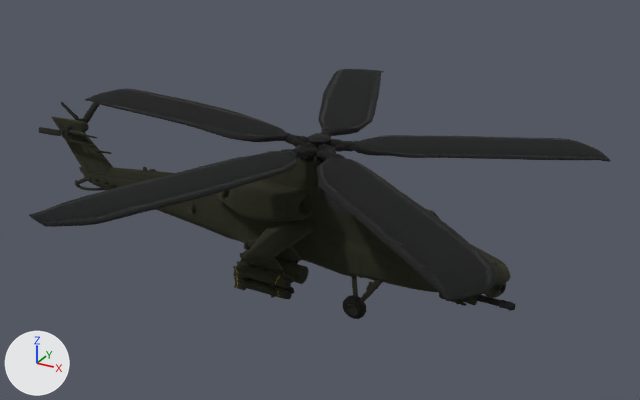
The glTF model art/meshes/vehicles/heli_peten.glb as it was, and as the next commit left it.
One viewpoint serves both versions: a 50 mm camera at (3.54, -5.53, 3.49) aimed at (0.43, 0.14, 0.65). The axes (+X, +Y, +Z) are drawn at lower left. The lights are the same throughout. The first picture is the older version.

Before the edit, the objects in view are built like this:
```python
me_hull_hull = bpy.data.meshes.new('hull_hull')
me_hull_hull.from_pydata(...)  # 11662 vertices, 23523 faces; spans x -2.32..2.04, y -0.72..0.76, z 0.0..1.14
me_hull_hull.materials.append(mat_material)  # picture img_base_color
me_hull_metal = bpy.data.meshes.new('hull_metal')
me_hull_metal.from_pydata(...)  # 1430 vertices, 2826 faces; spans x -1.78..2.1, y -0.11..0.15, z 0.16..0.48
me_hull_metal.materials.append(mat_material)  # picture img_base_color
me_rotor_metal = bpy.data.meshes.new('rotor_metal')
me_rotor_metal.from_pydata(...)  # 5983 vertices, 12002 faces; spans x -1.65..2.44, y -2.08..2.05, z 1.04..1.29
me_rotor_metal.materials.append(mat_material)  # picture img_base_color
ob_hull_hull = bpy.data.objects.new('hull_hull', me_hull_hull)
ob_hull_hull.location = (0.0, 0.0, 0.0)
ob_hull_metal = bpy.data.objects.new('hull_metal', me_hull_metal)
ob_hull_metal.location = (0.0, 0.0, 0.0)
ob_rotor_metal = bpy.data.objects.new('rotor_metal', me_rotor_metal)
ob_rotor_metal.parent = ob_rotor_pivot
ob_rotor_metal.location = (-0.403, 0.00944, -1.189)
ob_rotor_metal.rotation_euler = (0.0000232, -0.0568, 0.0)  # degrees (0, -3.3, 0)
# also in view: 'hull_glass' at (0.41, 0.01, 0.98)
```
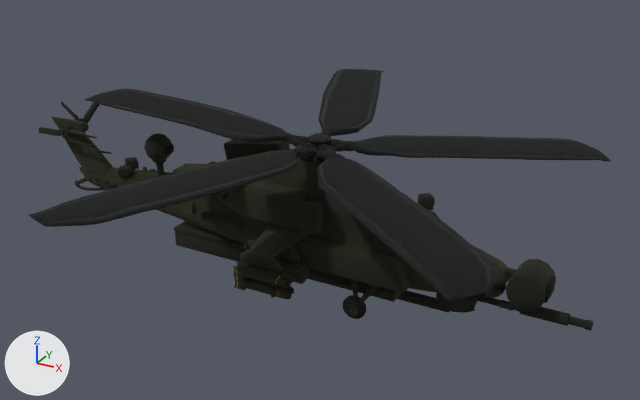
Boxes [x1, y1, x2, y2] around the edits, measured in the pictures (640 x 400 px):
'kit_armour_3_hull_hull', added
    after: [296, 236, 411, 302]
'kit_sensors_1_hull_glass', added
    after: [504, 259, 556, 311]
'kit_firepower_2_hull_metal', added
    after: [174, 221, 450, 313]
'kit_armour_2_hull_hull', added
    after: [173, 139, 290, 191]
'kit_sensors_2_hull_hull', added
    after: [118, 157, 435, 230]
'kit_sensors_3_hull_hull', added
    after: [144, 133, 217, 176]
'kit_firepower_1_hull_metal', added
    after: [515, 307, 593, 331]
'kit_firepower_3_hull_metal', added
    after: [436, 292, 486, 313]
'kit_armour_1_hull_hull', unchanged, uncovered by the edit
    after: [254, 192, 322, 234]

What the commit changed:
Mesh me_kit_sensors_3_hull_hull is new.
It has 136 vertices, 234 faces and spans x -1.17..-0.22, y -0.114..0.114, z 0.633..1.0.
It uses material mat_material (picture img_base_color).
Mesh me_kit_sensors_2_hull_hull is new.
It has 120 vertices, 180 faces and spans x -1.47..1.37, y -0.27..0.26, z 0.44..0.85.
It uses material mat_material (picture img_base_color).
Mesh me_kit_sensors_1_hull_glass is new.
It has 80 vertices, 144 faces and spans x 2.008..2.345, y -0.15..0.15, z 0.29..0.57.
It uses material mat_material (picture img_base_color).
Mesh me_kit_firepower_3_hull_metal is new.
It has 76 vertices, 144 faces and spans x 1.51..1.852, y -0.161..0.173, z 0.15..0.255.
It uses material mat_material (picture img_base_color).
Mesh me_kit_firepower_2_hull_metal is new.
It has 80 vertices, 140 faces and spans x -0.86..1.67, y -0.13..0.13, z 0.05..0.23.
It uses material mat_material (picture img_base_color).
Mesh me_kit_firepower_1_hull_metal is new.
It has 64 vertices, 124 faces and spans x 2.108..2.648, y -0.039..0.051, z 0.178..0.268.
It uses material mat_material (picture img_base_color).
Mesh me_kit_armour_3_hull_hull is new.
It has 156 vertices, 224 faces and spans x -0.05..1.396, y -0.378..0.378, z 0.113..0.52.
It uses material mat_material (picture img_base_color).
Mesh me_kit_armour_2_hull_hull is new.
It has 88 vertices, 124 faces and spans x -0.572..-0.003, y -0.44..0.44, z 0.755..1.01.
It uses material mat_material (picture img_base_color).
Object 'kit_sensors_3_hull_hull' (ob_kit_sensors_3_hull_hull) is new; it shows me_kit_sensors_3_hull_hull.
Its location is (0.0, 0.0, 0.0).
Object 'kit_sensors_2_hull_hull' (ob_kit_sensors_2_hull_hull) is new; it shows me_kit_sensors_2_hull_hull.
Its location is (0.0, 0.0, 0.0).
Object 'kit_sensors_1_hull_glass' (ob_kit_sensors_1_hull_glass) is new; it shows me_kit_sensors_1_hull_glass.
Its location is (0.0, 0.0, 0.0).
Object 'kit_firepower_3_hull_metal' (ob_kit_firepower_3_hull_metal) is new; it shows me_kit_firepower_3_hull_metal.
Its location is (0.0, 0.0, 0.0).
Object 'kit_firepower_2_hull_metal' (ob_kit_firepower_2_hull_metal) is new; it shows me_kit_firepower_2_hull_metal.
Its location is (0.0, 0.0, 0.0).
Object 'kit_firepower_1_hull_metal' (ob_kit_firepower_1_hull_metal) is new; it shows me_kit_firepower_1_hull_metal.
Its location is (0.0, 0.0, 0.0).
Object 'kit_armour_3_hull_hull' (ob_kit_armour_3_hull_hull) is new; it shows me_kit_armour_3_hull_hull.
Its location is (0.0, 0.0, 0.0).
Object 'kit_armour_2_hull_hull' (ob_kit_armour_2_hull_hull) is new; it shows me_kit_armour_2_hull_hull.
Its location is (0.0, 0.0, 0.0).
